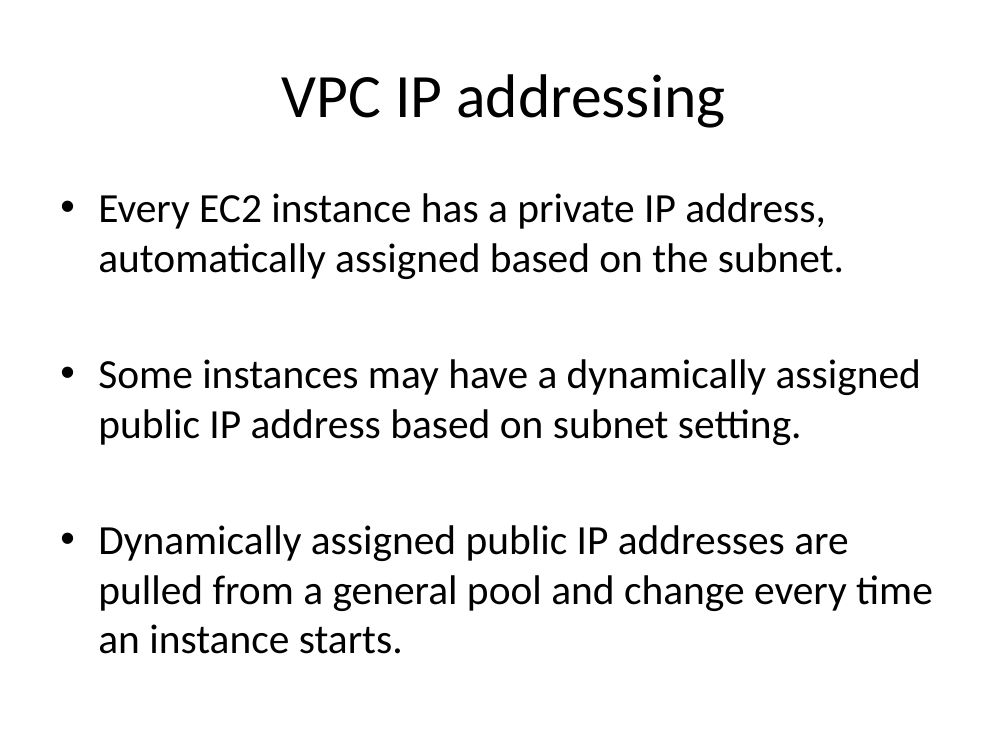
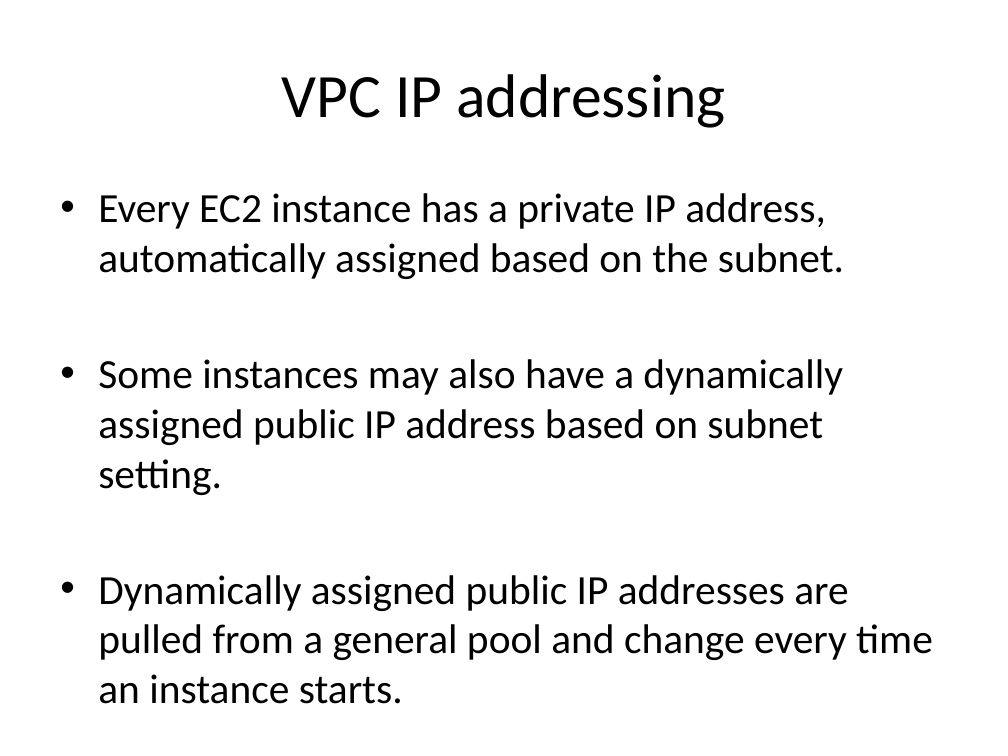
Before and after one commit to jasondbaker/infrastructure-class, a slide deck: slide 16 of lectures/infrastructure-week-5.pptx (slide 15 before the commit). Drawn at 1008x756 pixels with LibreOffice and Linux fonts; fonts in the diff are those of the drawing. Boxes give left, top, right and bottom in pixels: in the first picture for what was removed or moved away, otherwise in the second. Text is boxed around its words. In the diff, an @@ line names an element or a change of style, - is before the commit and + after.

```diff
--- a/lectures/infrastructure-week-5.pptx
+++ b/lectures/infrastructure-week-5.pptx
@@ text at [98, 359, 842, 495]: text changed @@
-• Some instances may have a dynamically assigned public IP address based on subnet setting.
+• Some instances may also have a dynamically assigned public IP address based on subnet setting.
```
Also in this commit, not shown: 4 other slides changed, 1 slide added, 1 slide removed, 3 other files.
